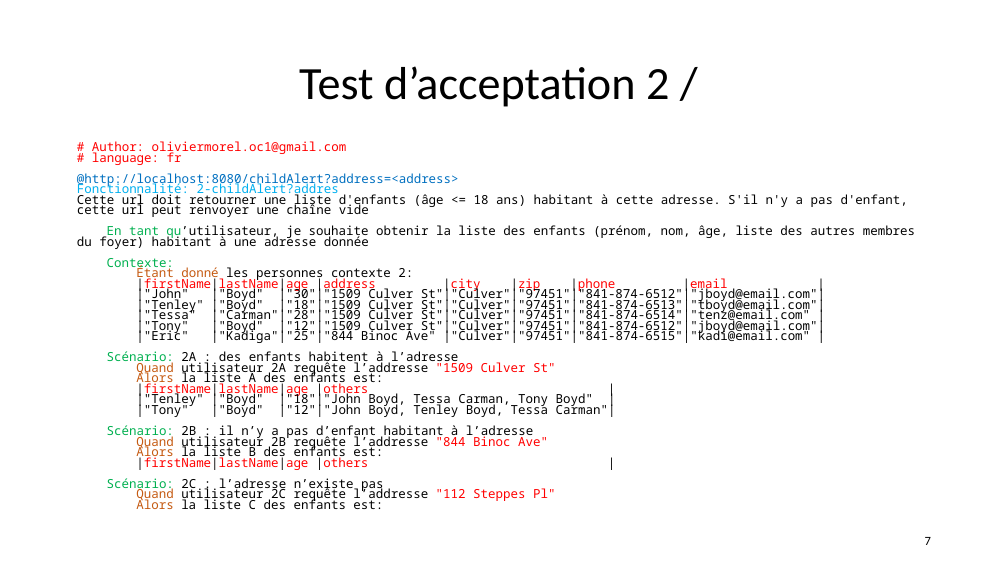
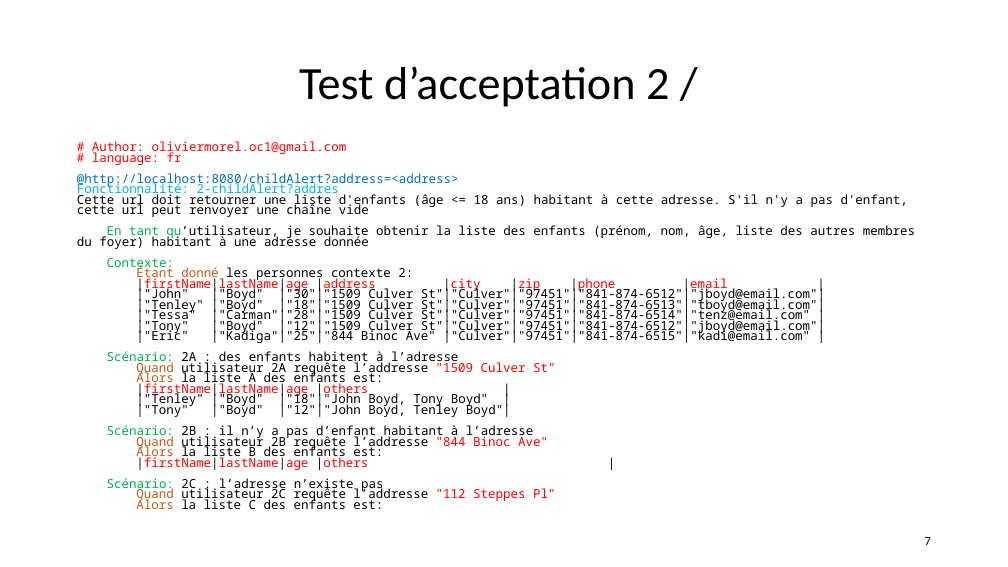
Before and after one commit to andrechico999/https-github.com-emmo78-com.safetynet.alerts, a slide deck: slide 7 of A_Livrables/MOREL_Olivier_4_slides_062022.pptx. Drawn at 1008x567 pixels with LibreOffice and Linux fonts; fonts in the diff are those of the drawing. Boxes give left, top, right and bottom in pixels: in the first picture for what was removed or moved away, otherwise in the second. Text is boxed around its words. In the diff, an @@ line names an element or a change of style, - is before the commit and + after.

Commit message:
wip : minimal coding to understand how coding test 'cause lack of experience 2

```diff
--- a/A_Livrables/MOREL_Olivier_4_slides_062022.pptx
+++ b/A_Livrables/MOREL_Olivier_4_slides_062022.pptx
@@ text at (136, 392, 511, 417): text changed @@
-|"Tenley" |"Boyd" |"18"|"John Boyd, Tessa Carman, Tony Boyd" |
-|"Tony" |"Boyd" |"12"|"John Boyd, Tenley Boyd, Tessa Carman"|
+|"Tenley" |"Boyd" |"18"|"John Boyd, Tony Boyd" |
+|"Tony" |"Boyd" |"12"|"John Boyd, Tenley Boyd"|
```
Also in this commit, not shown: 21 other files.
